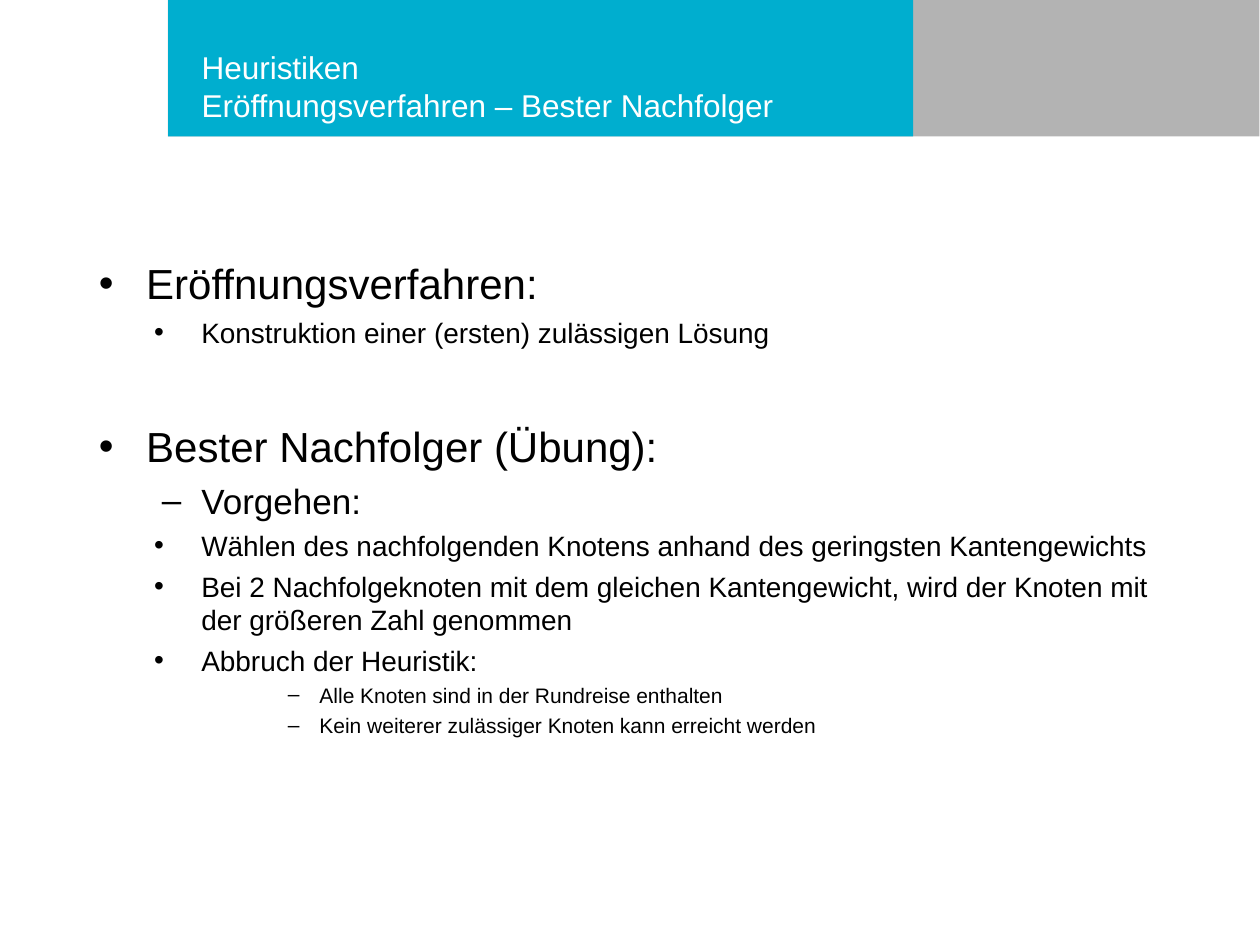
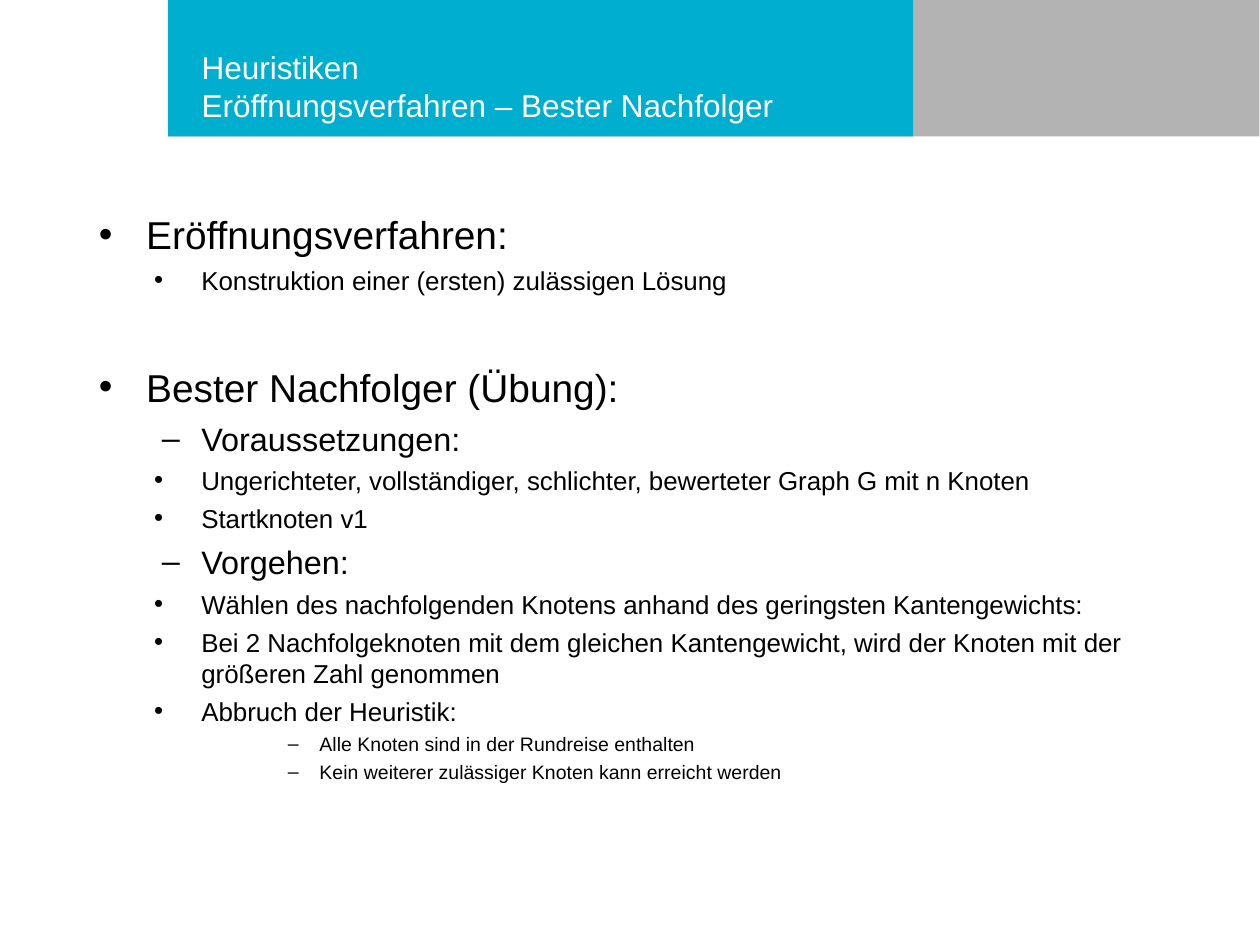
Before and after one commit to philurlaub/matlab2016, a slide deck: slide 22 of Präsentation.ppt (slide 9 before the commit). Drawn at 1260x945 pixels with LibreOffice and Linux fonts; fonts in the diff are those of the drawing; background and template pictures are left out. Boxes give left, top, right and bottom in pixels: in the first picture for what was removed or moved away, otherwise in the second. Text is boxed around its words. In the diff, an @@ line names an element or a change of style, - is before the commit and + after.

```diff
--- a/Präsentation.ppt
+++ b/Präsentation.ppt
@@ text "Eröffnungsverfahren:": place and size @@
-text "Eröffnungsverfahren:" at [146,268,1147,738]
+text "Eröffnungsverfahren:" at [146,221,1121,783]
@@ text at [146,221,1121,783]: size 24 to 22.2 pt in "Eröffnungsverfahren:", "Bester Nachfolger (Übung):"; size 16 to 14.8 pt in "Konstruktion einer (ersten) zulässigen Lösung", "Bei 2 Nachfolgeknoten mit dem gleichen Kantengewicht, ...", "Abbruch der Heuristik:"; size 20 to 18.5 pt in "Vorgehen:"; size 12 to 11.1 pt in "Alle Knoten sind in der Rundreise enthalten", "Kein weiterer zulässiger Knoten kann erreicht werden" @@
@@ text at [201,428,1029,529]: paragraphs added @@
+  – Voraussetzungen:
+    • Ungerichteter, vollständiger, schlichter, bewerteter Graph G mit n Knoten
+    • Startknoten v1
@@ text at [201,595,1082,620]: text changed; size 16 to 14.8 pt @@
-    • Wählen des nachfolgenden Knotens anhand des geringsten Kantengewichts
+    • Wählen des nachfolgenden Knotens anhand des geringsten Kantengewichts:
```
Also in this commit, not shown: 5 other slides changed, 6 slides added, 2 slides removed, 3 other files.
